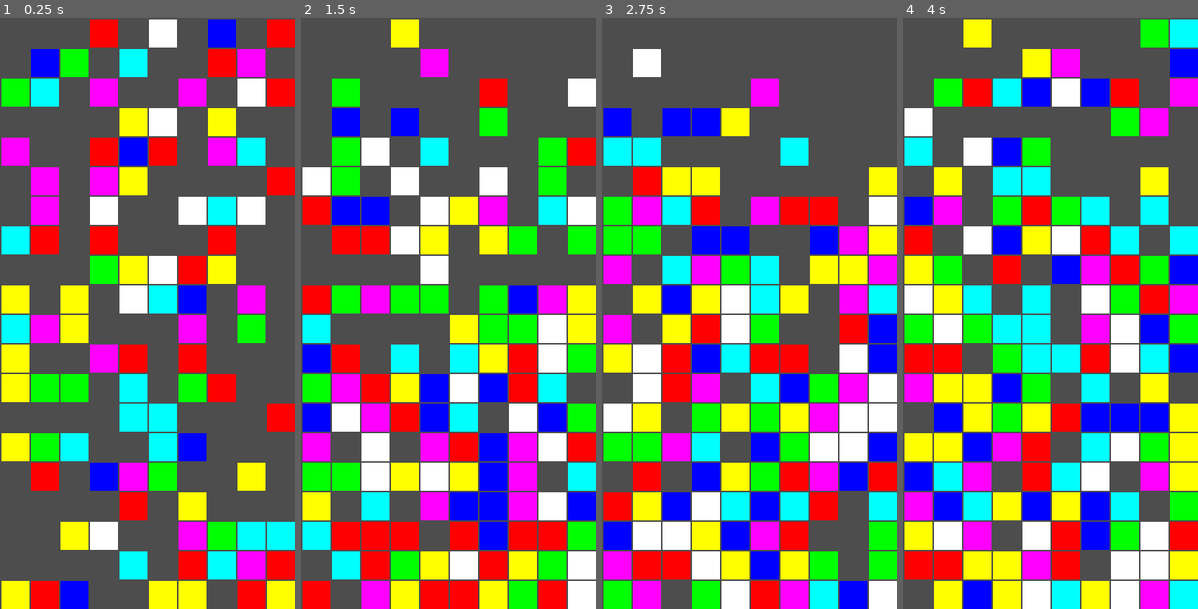
Above: before the commit, frames 1-4 (left to right).
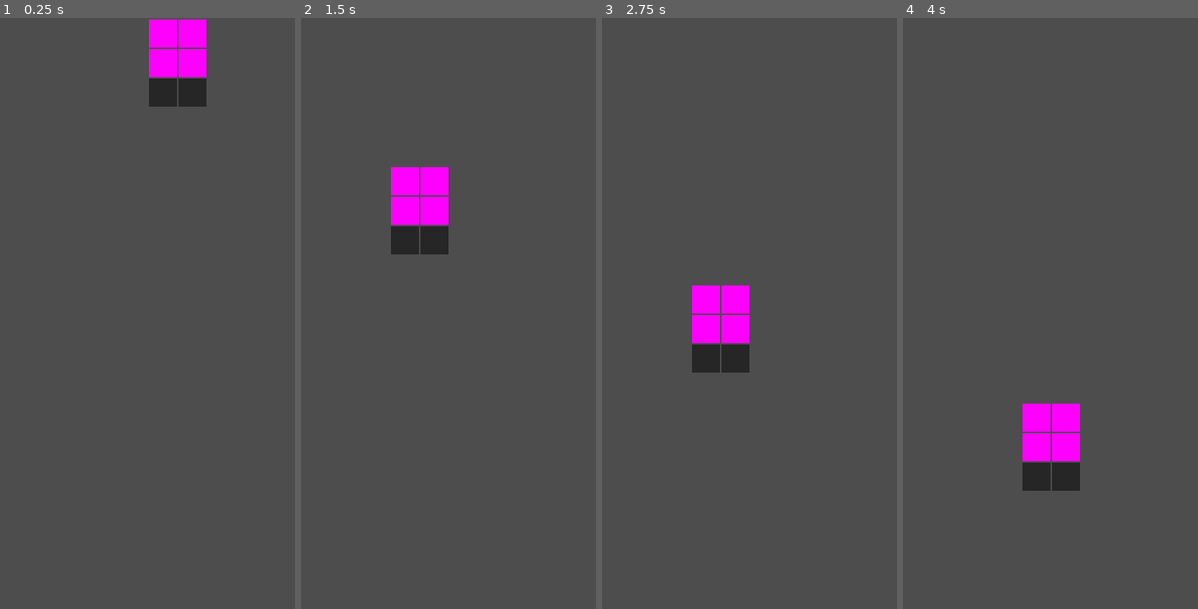
Above: after the commit, the same moments.

Repository: kasworld/gd4tetris
Game: Godot game, scene res://main.tscn
Same seed, same stepped clock (60 frames per second), same inputs: the game is played once before the commit and once after it.
Inputs:
- Up to frame 1 (0.25 s): no input
- Up to frame 2 (1.5 s): no input
- Up to frame 3 (2.75 s): no input
- Up to frame 4 (4 s): no input

The runs differ from the first frame. In frame 1, 45% of the frame differs, in the area x 0-100%, y 0-100%; in frame 2, 58%; in frame 3, 58%; in frame 4, 65%.

Commit message:
add shadow

Diff:
--- a/main.gd
+++ b/main.gd
@@ -21,6 +21,15 @@
 	var free_unit 	# reuse unit
 	var scene 		# scene to draw
 	var fulllines = []
+	var shadow = []
+	var shadow_color= Color8( 0, 0, 0, 127 )
+	func new_shadow():
+		for i in 4:
+			var o = new_unit(0,0,shadow_color)
+			shadow.append(o)
+			scene.add_child(o)
+		show_shadow(false)
+
 	func _init(s) -> void:
 		var width = ProjectSettings.get_setting("display/window/size/viewport_width")
 		var height =  ProjectSettings.get_setting("display/window/size/viewport_height")
@@ -29,6 +38,7 @@
 		UnitBorderSize = max(Board2ScreenW / 20,1)
 		scene = s
 		free_unit = []
+		new_shadow()
 		new_board()
 
 	func new_board():
@@ -69,19 +79,20 @@
 		return true
 
 	# 이동이 끝난 것을 보드 관리로 이관
-	func set_to_board(tmino):
-		if !can_set_to_board(tmino):
-			print("fail to set_to_board ",tmino)
+	func set_to_board(tulist):
+		if !can_set_to_board(tulist):
+			print("fail to set_to_board ",tulist)
 			return
-		for tu in tmino.tulist:
+		for tu in tulist:
 			var x = tu.position.x / Board2ScreenW
 			var y = tu.position.y / Board2ScreenH
 			board[x][y]=tu
 			add_fullline(y)
-		tmino.tulist = []
-
-	func can_set_to_board(tmino)->bool:
-		for tu in tmino.tulist:
+		tulist.resize(0)
+		show_shadow(false)
+
+	func can_set_to_board(tulist)->bool:
+		for tu in tulist:
 			var x = tu.position.x / Board2ScreenW
 			var y = tu.position.y / Board2ScreenH
 			if !is_in(x,y) || !empty_at(x,y):
@@ -137,6 +148,16 @@
 
 	func rand_y():
 		return randi_range(0,BoardH)
+
+	func draw_shadow_by(tulist):
+		for i in tulist.size():
+			shadow[i].position = tulist[i].position
+		for o in shadow:
+			o.position.y += Board2ScreenH
+		show_shadow(true)
+	func show_shadow(b :bool):
+		for o in shadow:
+			o.visible = b
 
 class Tetromino:
 	enum {TypeI,TypeT,TypeJ,TypeL,TypeS,TypeZ,TypeO,TypeEnd }
@@ -181,8 +202,7 @@
 			var tu = board.new_unit(x+p[0],y+p[1], co)
 			tulist.append(tu)
 			scene.add_child(tu)
-
-
+		board.draw_shadow_by(tulist)
 	func geo_by_rotate(ra):
 		var geo = TetGeo[t]
 		return geo[ra%len(geo)]
@@ -212,6 +232,7 @@
 			poslist[i].x -= board.Board2ScreenW
 		if is_in_poslist(poslist):
 			poslist2tulist(poslist)
+			board.draw_shadow_by(tulist)
 			return true
 		return false
 
@@ -221,6 +242,7 @@
 			poslist[i].x += board.Board2ScreenW
 		if is_in_poslist(poslist):
 			poslist2tulist(poslist)
+			board.draw_shadow_by(tulist)
 			return true
 		return false
 
@@ -230,6 +252,7 @@
 			poslist[i].y += board.Board2ScreenH
 		if is_in_poslist(poslist):
 			poslist2tulist(poslist)
+			board.draw_shadow_by(tulist)
 			return true
 		return false
 
@@ -245,6 +268,7 @@
 		if is_in_poslist(poslist):
 			poslist2tulist(poslist)
 			r+=1
+			board.draw_shadow_by(tulist)
 			return true
 		return false
 
@@ -255,10 +279,11 @@
 
 func _ready() -> void:
 	randomize()
+	TetMino = Tetromino.new(self,TetBoard,TetBoard.BoardW/2-1,0,Tetromino.rand_type(),0)
 
 # Called every frame. 'delta' is the elapsed time since the previous frame.
 func _process(delta: float) -> void:
-	removelinetest()
+#	removelinetest()
 	pass
 
 func removelinetest():
@@ -273,9 +298,9 @@
 func force_down():
 	var act_success = TetMino.move_down()
 	if !act_success:
-		TetBoard.set_to_board(TetMino)
+		TetBoard.set_to_board(TetMino.tulist)
 		TetMino = Tetromino.new(self,TetBoard,TetBoard.BoardW/2-1,0,Tetromino.rand_type(),0)
-		if !TetBoard.can_set_to_board(TetMino):
+		if !TetBoard.can_set_to_board(TetMino.tulist):
 			print("game end")
 			TetBoard.clear_board()
 
@@ -299,5 +324,5 @@
 	force_down()
 
 func _on_act_timer_timeout() -> void:
-	pass
-#	act_random()
+	act_random()
+#	pass
--- a/main.tscn
+++ b/main.tscn
@@ -7,9 +7,11 @@
 
 [node name="ForceDownTimer" type="Timer" parent="."]
 wait_time = 0.295
+autostart = true
 
 [node name="ActTimer" type="Timer" parent="."]
 wait_time = 0.118
+autostart = true
 
 [connection signal="timeout" from="ForceDownTimer" to="." method="_on_force_down_timer_timeout"]
 [connection signal="timeout" from="ActTimer" to="." method="_on_act_timer_timeout"]
